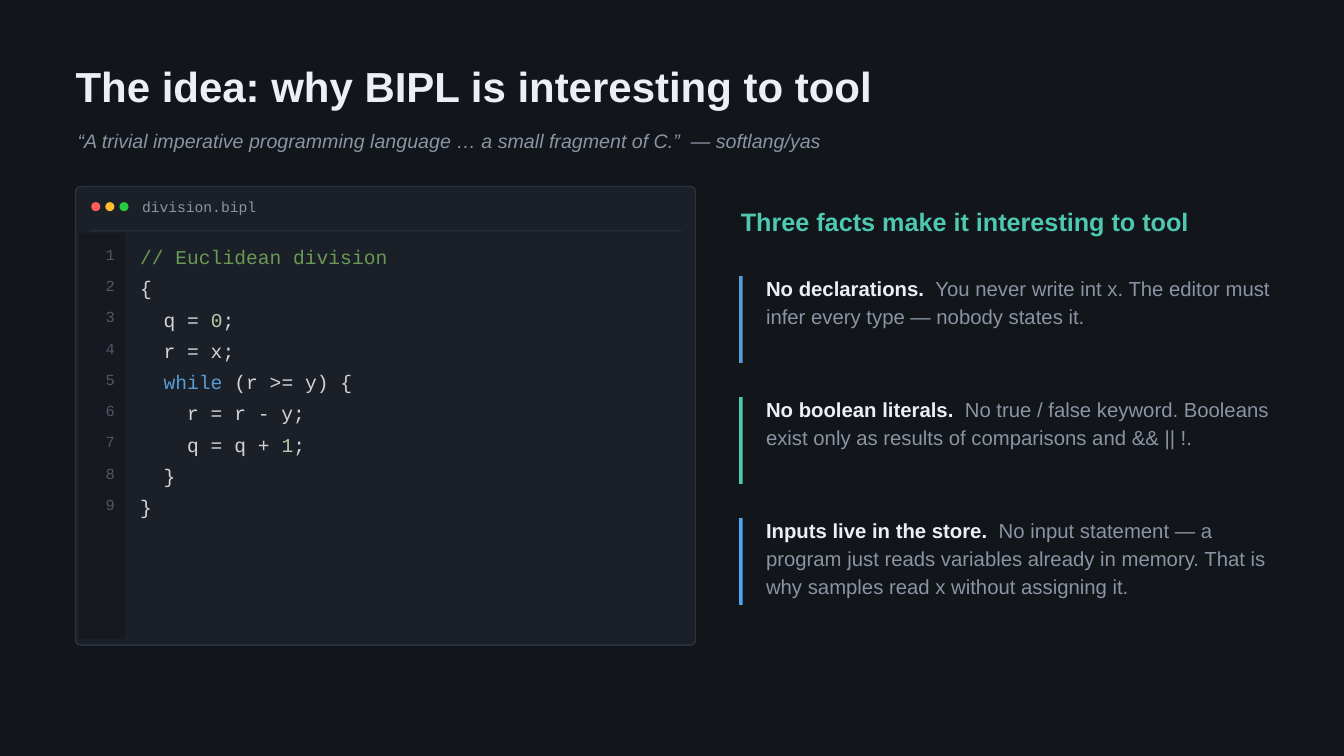
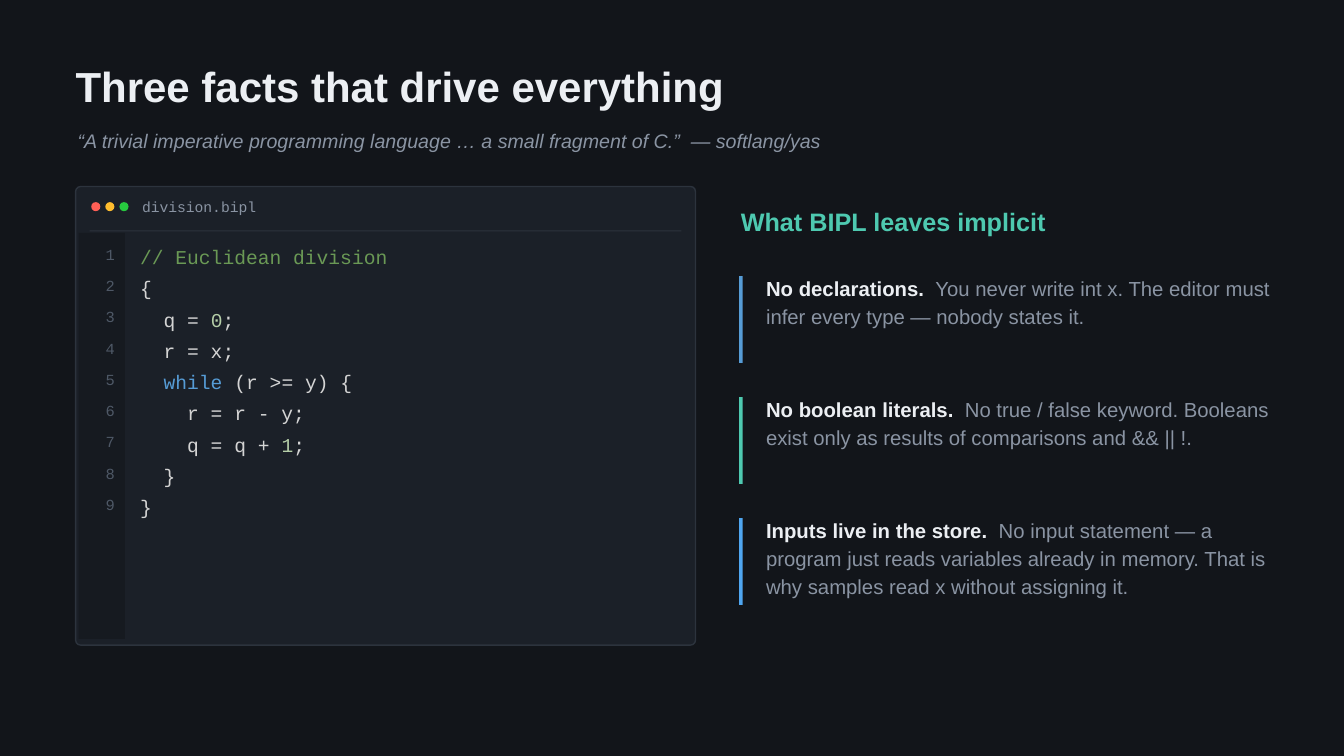
Before and after one commit to VivekanandaReddy3/sle-bipl-lsp, a slide deck: slide 4 of SLE_LSP_Vivekananda.pptx. Drawn at 1344x756 pixels with LibreOffice and Linux fonts; fonts in the diff are those of the drawing. Boxes give left, top, right and bottom in pixels: in the first picture for what was removed or moved away, otherwise in the second. Text is boxed around its words. In the diff, an @@ line names an element or a change of style, - is before the commit and + after.

Commit message:
Update deck

```diff
--- a/SLE_LSP_Vivekananda.pptx
+++ b/SLE_LSP_Vivekananda.pptx
@@ text at (76, 71, 724, 110): text changed @@
-The idea: why BIPL is interesting to tool
+Three facts that drive everything
@@ text at (741, 212, 1045, 237): text changed @@
-Three facts make it interesting to tool
+What BIPL leaves implicit
```
Also in this commit, not shown: 1 other file.
